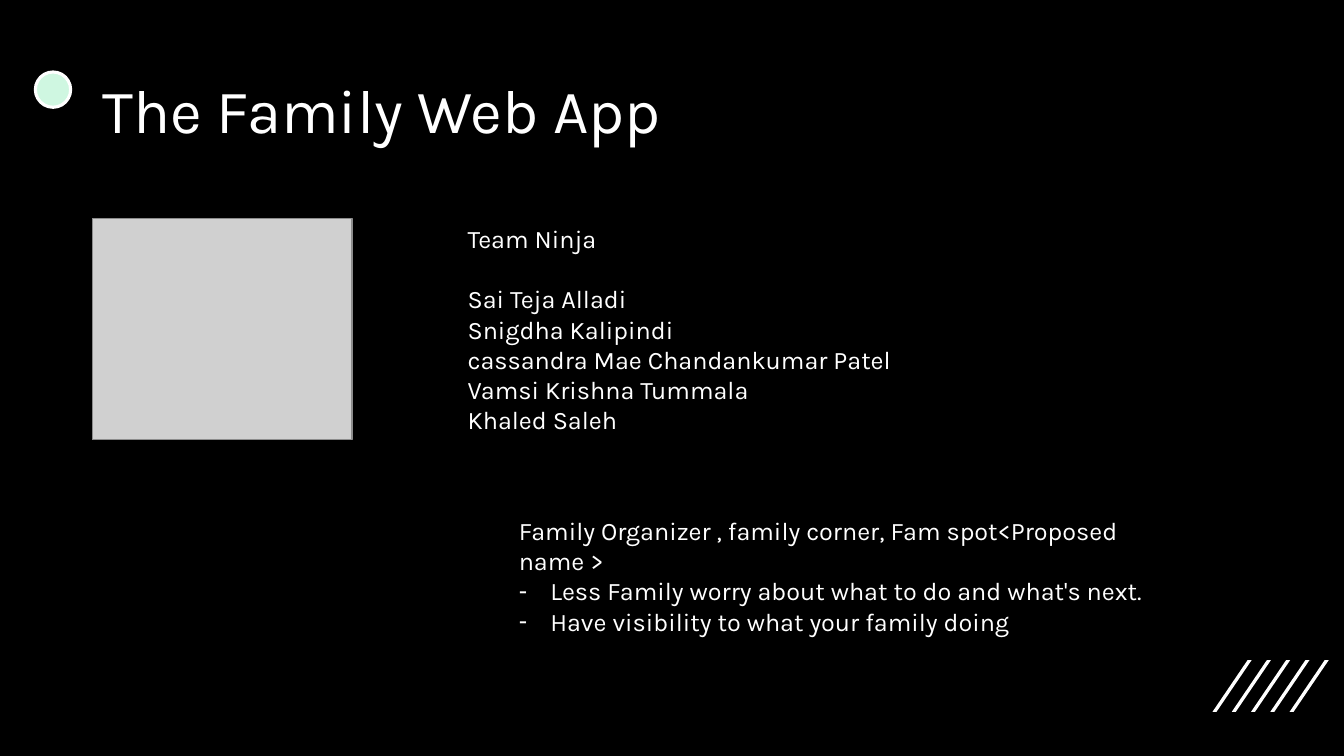
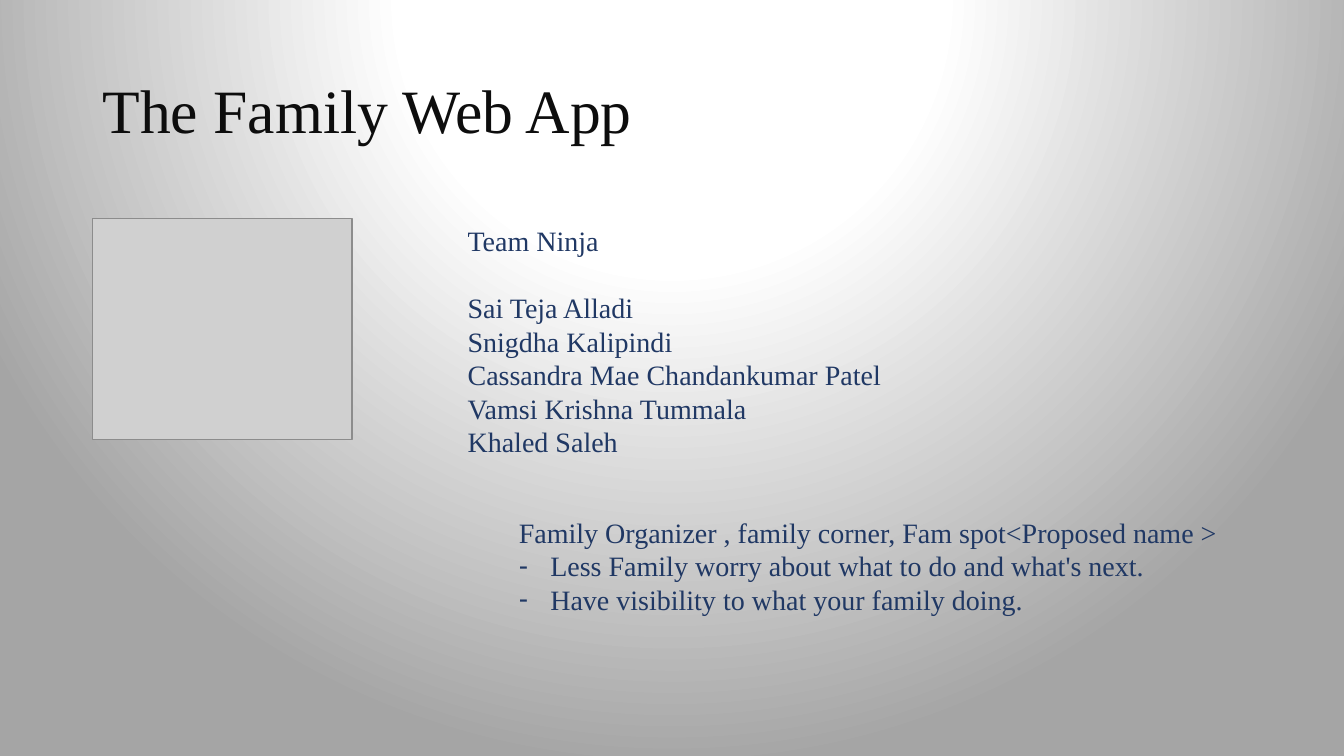
Before and after one commit to Khasaleh/family_app, a slide deck: slide 2 of Presentation1.pptx. Drawn at 1344x756 pixels with LibreOffice and Linux fonts; fonts in the diff are those of the drawing; grey boxes stand for pictures. Boxes give left, top, right and bottom in pixels: in the first picture for what was removed or moved away, otherwise in the second. Text is boxed around its words. In the diff, an @@ line names an element or a change of style, - is before the commit and + after.

```diff
--- a/Presentation1.pptx
+++ b/Presentation1.pptx
@@ background #000000 to gradient #FFFFFF to #A5A5A5 @@
@@ title "The Family Web App" at [102,90,632,144]: font Karla to Times New Roman, text colour #FFFFFF to #0D0D0D @@
@@ ellipse removed at [35,72,71,107] @@
@@ text at [468,232,746,453]: size 18 to 20 pt, font Karla to Times New Roman, text colour #FFFFFF to #203864 in "Team Ninja", "Sai Teja Alladi", "Snigdha Kalipindi", "Vamsi Krishna Tummala" and 1 more places @@
@@ text at [468,365,881,386]: text changed; size 18 to 20 pt; font Karla to Times New Roman; text colour #FFFFFF to #203864 @@
-cassandra Mae Chandankumar Patel
+Cassandra Mae Chandankumar Patel
@@ text at [519,523,1194,582]: size 18 to 20 pt, font Karla to Times New Roman, text colour #FFFFFF to #203864 in "Family Organizer , family corner, Fam spot<Proposed ...", "Less Family worry about what to do ..." @@
@@ text at [550,590,1023,615]: text changed; size 18 to 20 pt; font Karla to Times New Roman; text colour #FFFFFF to #203864 @@
-– Have visibility to what your family doing
+– Have visibility to what your family doing.
@@ group removed at [1213,660,1329,712]: 5 freeform shapes @@
```
Also in this commit, not shown: 10 other slides changed, 1 slide added, 1 other file.
